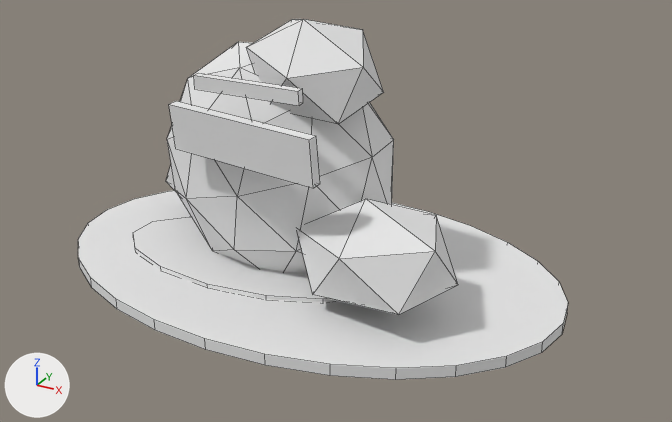
What one commit did to the FBX model SourceAssets/Exports/Props/Giants/BloodAxe/StrongholdApproach/CairnMarkers/SM_GIA_BloodAxeApproachCairnMarker_A01/SM_GIA_BloodAxeApproachCairnMarker_A01_LOD0.fbx.
Both versions are drawn from a 50 mm camera at (238.0, -400.0, 239.0) aimed at (20.0, -3.0, 41.0). Every picture has the same lights, and +X, +Y and +Z are marked at lower left. The first picture is the older version. Mesh edges are drawn as thin lines.

Objects in the first picture: 'LOD0_ApproachMarker_AshMudBase', 'LOD0_ApproachMarker_BloodAxeCloth_HangingRouteBeat', 'LOD0_ApproachMarker_MudScuff', 'LOD0_ApproachMarker_RawhideWrap_UnderCap', 'LOD0_ApproachMarker_Stone_LeaningPrimary', 'LOD0_ApproachMarker_Stone_OffsetCap', 'LOD0_ApproachMarker_Stone_SunkFootLeft', 'LOD0_ApproachMarker_Stone_SunkFootRight'.
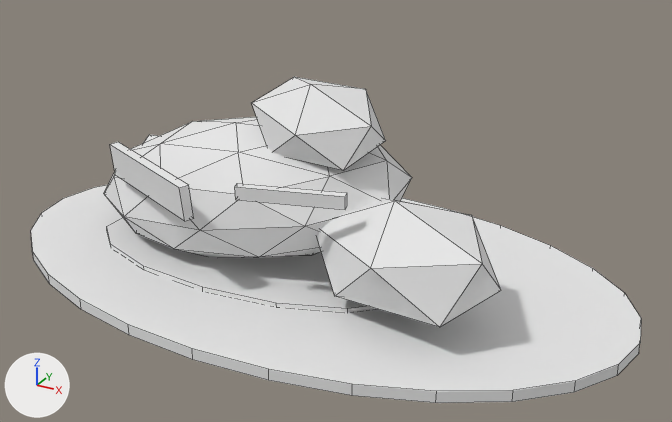
Where the change shows, as pixel boxes (x1, y1, x2, y2) in the pictures (672 x 422 px):
'LOD0_ApproachMarker_AshMudBase', rescaled (24% wider, 15% taller): before (78, 190, 568, 380); after (31, 185, 641, 403)
'LOD0_ApproachMarker_Stone_BroadShoulder', added: after (104, 117, 412, 258)
'LOD0_ApproachMarker_Stone_LeaningPrimary', deleted: before (167, 42, 394, 272)
'LOD0_ApproachMarker_Stone_SunkFootRight', reshaped, moved (14% wider, 11% taller): before (297, 199, 458, 315); after (317, 198, 501, 327)
'LOD0_ApproachMarker_Stone_OffsetCap', deleted: before (247, 19, 384, 124)
'LOD0_ApproachMarker_Stone_LowOffsetCap', added: after (252, 77, 386, 171)
'LOD0_ApproachMarker_BloodAxeCloth_HangingRouteBeat', deleted: before (169, 101, 320, 188)
'LOD0_ApproachMarker_BloodAxeCloth_SideWarningBeat', added: after (110, 142, 194, 221)
'LOD0_ApproachMarker_RawhideWrap_ApproachEdgeTie', added: after (235, 183, 347, 210)
'LOD0_ApproachMarker_RawhideWrap_UnderCap', deleted: before (194, 73, 303, 106)
'LOD0_ApproachMarker_Stone_SunkFootLeft', deleted (mostly hidden): before (166, 166, 177, 193)
'LOD0_ApproachMarker_Stone_SunkOuterFoot', added (mostly hidden): after (143, 135, 158, 143)

The change, as a diff of the scene's bpy script:
```diff
--- a/SourceAssets/Exports/Props/Giants/BloodAxe/StrongholdApproach/CairnMarkers/SM_GIA_BloodAxeApproachCairnMarker_A01/SM_GIA_BloodAxeApproachCairnMarker_A01_LOD0.fbx.py
+++ b/SourceAssets/Exports/Props/Giants/BloodAxe/StrongholdApproach/CairnMarkers/SM_GIA_BloodAxeApproachCairnMarker_A01/SM_GIA_BloodAxeApproachCairnMarker_A01_LOD0.fbx.py
@@ me_icosphere_002 @@
-me_icosphere_002.from_pydata(...)  # 12 vertices, 20 faces; spans x -43.7..43.7, y -34.1..34.1, z -29.6..29.6
+me_icosphere_002.from_pydata(...)  # 12 vertices, 20 faces; spans x -50.5..50.5, y -37.6..37.6, z -29.6..29.6
+# me_icosphere_002 part 2: 12 of 12 vertices moved; they spanned x -43.7..43.7, y -34.1..34.1, z -29.6..29.6 and now span x -50.5..50.5, y -37.6..37.6, z -29.6..29.6; mean shift (0.0, 0.0, 0.0)
 me_icosphere_002.materials.append(mat_m_gia_bloodaxecairnvariants_vertexcolor_a01)
@@ me_cylinder @@
-me_cylinder.from_pydata(...)  # 56 vertices, 30 faces; spans x -145.0..145.0, y -96.0..96.0, z -3.0..3.0
+me_cylinder.from_pydata(...)  # 56 vertices, 30 faces; spans x -182.0..182.0, y -106.0..106.0, z -3.0..3.0
+# me_cylinder part 1: the whole mesh is scaled about its middle by (1.26, 1.1, 1)
 me_cylinder.materials.append(mat_m_gia_bloodaxecairnvariants_vertexcolor_a01)
@@ me_cube_002_1 @@
+me_cube_002_1.from_pydata([(-25.5, -9.1, -3.6), (-25.3, -9.6, 3.4), (-26.6, -5.3, -3.4), (-26.4, -5.8, 3.6), (26.4, 5.8, -3.6), (26.6, 5.3, 3.4), (25.3, 9.6, -3.4), (25.5, 9.1, 3.6)], [], [(0, 1, 3, 2), (2, 3, 7, 6), (6, 7, 5, 4), (4, 5, 1, 0), (2, 6, 4, 0), (7, 3, 1, 5)])
+me_cube_002_1.materials.append(mat_m_gia_bloodaxecairnvariants_vertexcolor_a01)  # white #e7e7e7
@@ me_cube_001_1 @@
+me_cube_001_1.from_pydata([(-36.3, 14.3, -9.2), (-37.0, 12.9, 8.7), (-34.3, 18.9, -8.7), (-34.9, 17.4, 9.2), (34.9, -17.4, -9.2), (34.3, -18.9, 8.7), (37.0, -12.9, -8.7), (36.3, -14.3, 9.2)], [], [(0, 1, 3, 2), (2, 3, 7, 6), (6, 7, 5, 4), (4, 5, 1, 0), (2, 6, 4, 0), (7, 3, 1, 5)])
+me_cube_001_1.materials.append(mat_m_gia_bloodaxecairnvariants_vertexcolor_a01)  # white #e7e7e7
@@ ob_lod0_approachmarker_stone_sunkfootright @@
 ob_lod0_approachmarker_stone_sunkfootright = bpy.data.objects.new('LOD0_ApproachMarker_Stone_SunkFootRight', me_icosphere_002)
-ob_lod0_approachmarker_stone_sunkfootright.location = (55.4, -27.9, 34.0)
+ob_lod0_approachmarker_stone_sunkfootright.location = (69.7, -25.4, 36.0)
@@ ob_lod0_approachmarker_stone_leaningprimary @@
-ob_lod0_approachmarker_stone_leaningprimary = bpy.data.objects.new('LOD0_ApproachMarker_Stone_LeaningPrimary', me_icosphere)
@@ ob_lod0_approachmarker_stone_offsetcap @@
-ob_lod0_approachmarker_stone_offsetcap = bpy.data.objects.new('LOD0_ApproachMarker_Stone_OffsetCap', me_icosphere_003)
@@ ob_lod0_approachmarker_stone_sunkfootleft @@
-ob_lod0_approachmarker_stone_sunkfootleft = bpy.data.objects.new('LOD0_ApproachMarker_Stone_SunkFootLeft', me_icosphere_001)
@@ ob_lod0_approachmarker_bloodaxecloth_hangingroutebeat @@
-ob_lod0_approachmarker_bloodaxecloth_hangingroutebeat = bpy.data.objects.new('LOD0_ApproachMarker_BloodAxeCloth_HangingRouteBeat', me_cube_001)
@@ ob_lod0_approachmarker_rawhidewrap_undercap @@
-ob_lod0_approachmarker_rawhidewrap_undercap = bpy.data.objects.new('LOD0_ApproachMarker_RawhideWrap_UnderCap', me_cube_002)
@@ ob_lod0_approachmarker_rawhidewrap_approachedgetie @@
+ob_lod0_approachmarker_rawhidewrap_approachedgetie = bpy.data.objects.new('LOD0_ApproachMarker_RawhideWrap_ApproachEdgeTie', me_cube_002_1)
+ob_lod0_approachmarker_rawhidewrap_approachedgetie.location = (22.6, -52.7, 68.0)
@@ ob_lod0_approachmarker_stone_broadshoulder @@
+ob_lod0_approachmarker_stone_broadshoulder = bpy.data.objects.new('LOD0_ApproachMarker_Stone_BroadShoulder', me_icosphere_1)  # 42 vertices, 80 faces; spans x -92.0..92.0, y -54.0..54.0, z -39.0..39.0; in mat_m_gia_bloodaxecairnvariants_vertexcolor_a01 (white #e7e7e7)
+ob_lod0_approachmarker_stone_broadshoulder.location = (-38.0, 2.0, 42.0)
@@ ob_lod0_approachmarker_stone_sunkouterfoot @@
+ob_lod0_approachmarker_stone_sunkouterfoot = bpy.data.objects.new('LOD0_ApproachMarker_Stone_SunkOuterFoot', me_icosphere_001_1)  # 12 vertices, 20 faces; spans x -41.2..41.2, y -28.4..28.4, z -21.4..21.4; in mat_m_gia_bloodaxecairnvariants_vertexcolor_a01 (white #e7e7e7)
+ob_lod0_approachmarker_stone_sunkouterfoot.location = (-101.1, 32.8, 28.0)
@@ ob_lod0_approachmarker_bloodaxecloth_sidewarningbeat @@
+ob_lod0_approachmarker_bloodaxecloth_sidewarningbeat = bpy.data.objects.new('LOD0_ApproachMarker_BloodAxeCloth_SideWarningBeat', me_cube_001_1)
+ob_lod0_approachmarker_bloodaxecloth_sidewarningbeat.location = (-60.2, -56.0, 62.0)
@@ ob_lod0_approachmarker_stone_lowoffsetcap @@
+ob_lod0_approachmarker_stone_lowoffsetcap = bpy.data.objects.new('LOD0_ApproachMarker_Stone_LowOffsetCap', me_icosphere_003_1)  # 12 vertices, 20 faces; spans x -37.6..37.6, y -29.5..29.5, z -21.2..21.2; in mat_m_gia_bloodaxecairnvariants_vertexcolor_a01 (white #e7e7e7)
+ob_lod0_approachmarker_stone_lowoffsetcap.location = (8.0, -0.8, 88.0)
```
